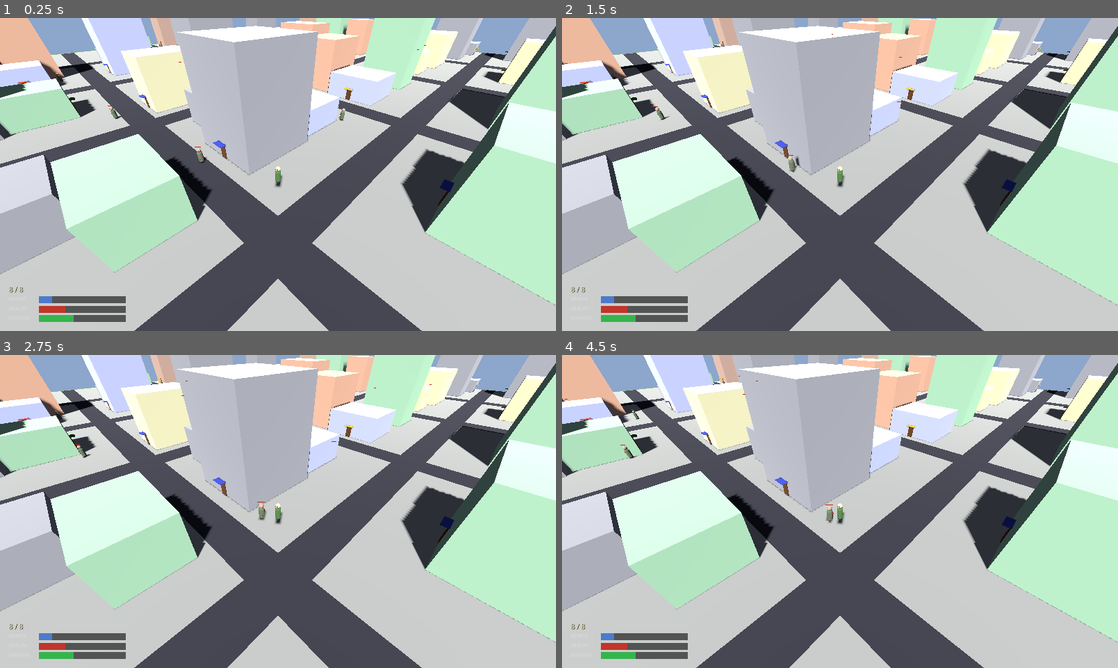
Above: before the commit, frames 1-4 (two rows, left to right).
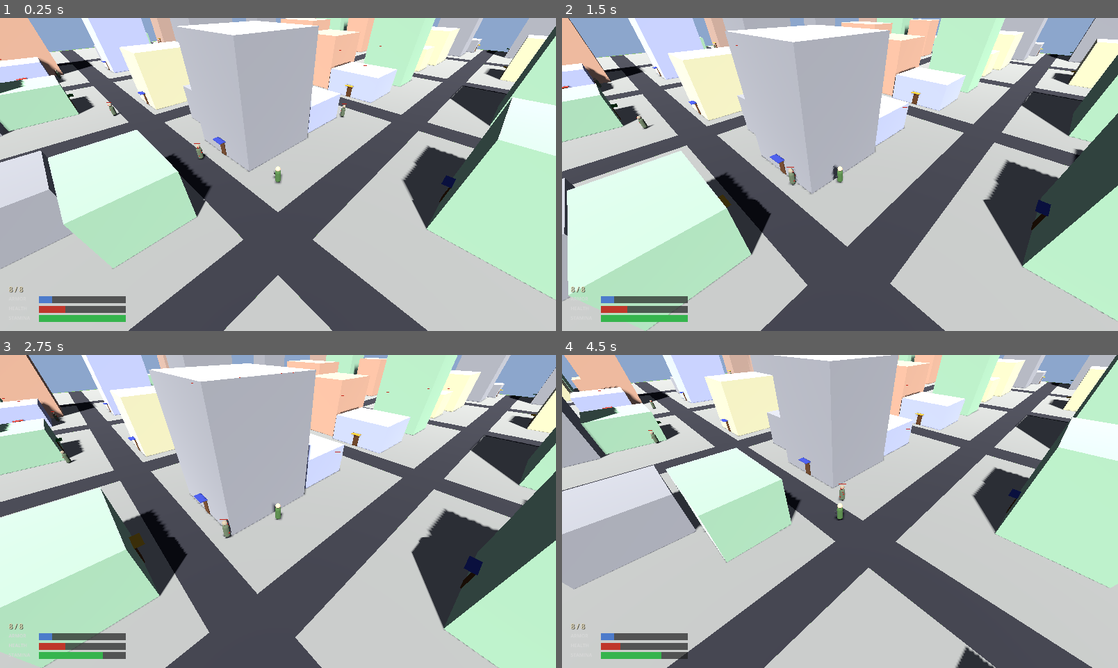
Above: after the commit, the same moments.

Repository: shaoqian2001/vibe-zombie
Game: Godot game, scene res://scenes/Main.tscn
Two runs of this game, one before a commit and one after it. Both use one fixed random seed, a clock stepped at 60 frames per second and the inputs below.
Inputs (mouse positions are in pixels of both pictures, inside the frame that each line leads up to):
- Up to frame 1 (0.25 s): no input
- Up to frame 2 (1.5 s): move the mouse to (962, 158) at 0.52 s; hold D (move_right) 0.53-1.28 s; hold F (interact) 0.53-1.28 s; move the mouse to (728, 190) at 1.27 s; hold S (move_backward) from 1.28 s (still down); click (728, 190) at 1.35 s
- Up to frame 3 (2.75 s): move the mouse to (333, 442) at 2.02 s; release S (move_backward) at 2.03 s; hold D (move_right) from 2.03 s (still down); hold Shift (sprint) from 2.03 s (still down)
- Up to frame 4 (4.5 s): move the mouse to (812, 574) at 2.77 s; release D (move_right) at 2.78 s; release Shift (sprint) at 2.78 s; hold W (move_forward) 2.78-3.53 s; tap F (interact) at 2.85 s; move the mouse to (1006, 558) at 3.52 s; press the mouse at (1006, 558) at 3.53 s; hold A (move_left) from 3.53 s (still down); move the mouse to (673, 464) at 4.27 s; release the mouse at (673, 464) at 4.28 s; tap Shift (sprint) at 4.35 s

The runs differ from the first frame. In frame 1, 11% of the frame differs, in the area x 0-100%, y 0-100%; in frame 2, 42%; in frame 3, 50%; in frame 4, 49%.
Error before the commit: Parse Error: Cannot infer the type of "target" variable because the value doesn't have a set type. (res://scripts/player.gd:163)

Commit message:
fix: explicit type cast for raycast collider to avoid type inference error
https://claude.ai/code/session_016qm4EvvEUs7PowHK6sgWGV

Diff:
--- a/scripts/player.gd
+++ b/scripts/player.gd
@@ -160,9 +160,9 @@
 
 	var result := space.intersect_ray(query)
 	if result and result.collider is CharacterBody3D:
-		var target := result.collider
-		if target.has_method("take_damage"):
-			target.take_damage(BULLET_DAMAGE)
+		var hit_body: CharacterBody3D = result.collider as CharacterBody3D
+		if hit_body.has_method("take_damage"):
+			hit_body.take_damage(BULLET_DAMAGE)
 
 	# Visual bullet tracer
 	_spawn_tracer(ray_origin, result.position if result else ray_end)
